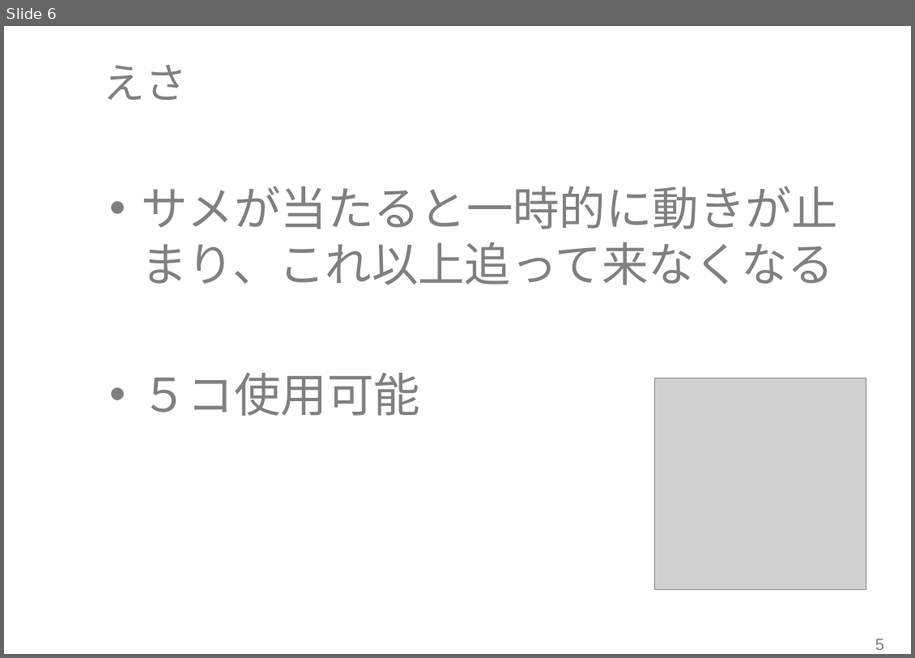
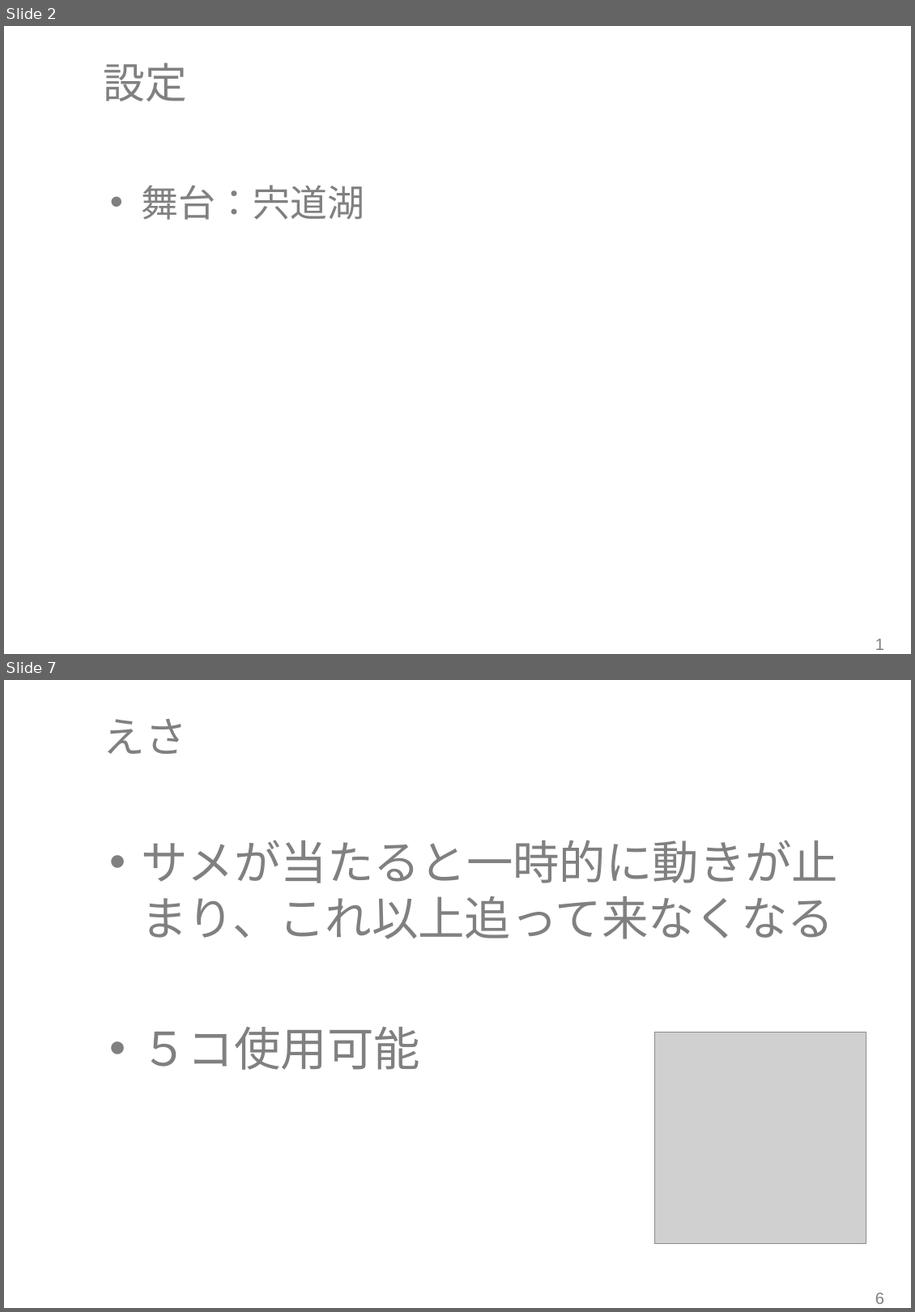
Before and after one commit to RubyCamp/rc2016s_g6, a slide deck: shinziko.pptx. Shown one above the other, each under a label of ours: slide 6 before the commit, slides 2 and 7 after it; the slides between them are not shown. The pictures are 915x658 and 915x1312 pixels, drawn with LibreOffice and Linux fonts; fonts in the diff are those of the drawing; grey boxes stand for pictures; background and template pictures are left out. Boxes give left, top, right and bottom in pixels: in the first picture for what was removed or moved away, otherwise in the second. Text is boxed around its words. In the diff, an @@ line names an element or a change of style, - is before the commit and + after.

```diff
--- a/shinziko.pptx
+++ b/shinziko.pptx
@@ slide 2 added at [4,26,911,654], background #FFFFFF @@
@@ title added at [104,62,187,101], 36 pt, text #808080 @@
+設定
@@ text added at [142,185,365,220], 32 pt, text #808080 @@
+• 舞台：宍道湖
@@ page number added at [876,638,884,650], 14 pt, text #808080 @@
+1
@@ what was slide 6 is now slide 7 @@
@@ page number at [876,1292,884,1304]: text changed @@
-5
+6
```
Also in this commit, not shown: 8 slides changed, 1 other slide added.
